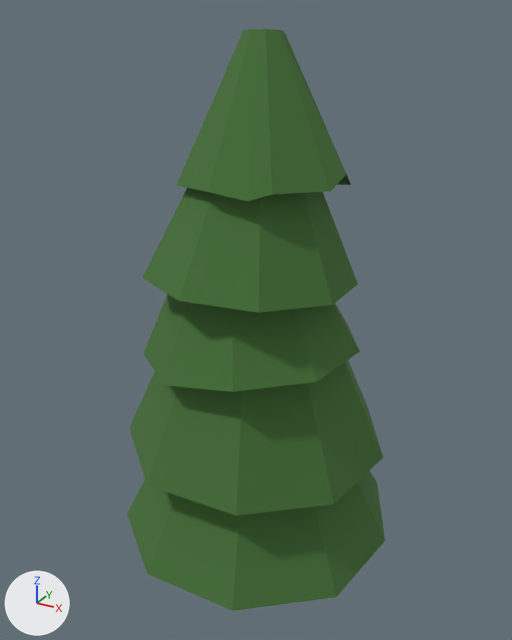
Renders of the Blender file Assets/modelo/evergreen tree/evergreen tree.blend from each side of a commit.
Before and after are seen from a 50 mm camera at (4.28, -7.79, 8.05) aimed at (-0.08, 0.13, 4.09). Every picture has the same lights, and +X, +Y and +Z are marked at lower left.
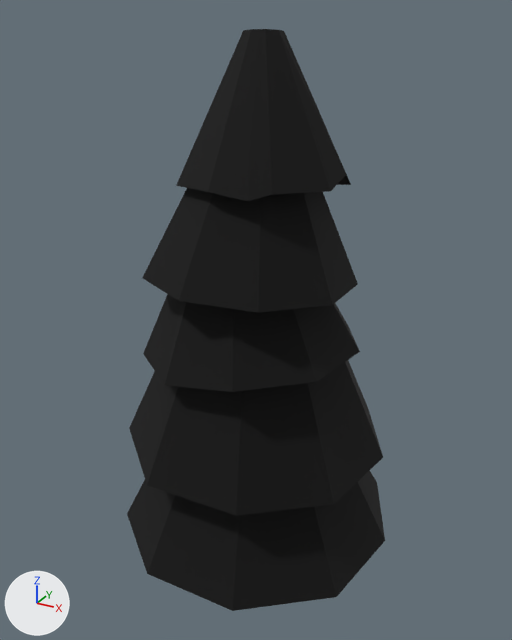
Commit message: evergren tree

Pixel boxes [x1, y1, x2, y2] of what changed, in the pictures (512 x 640 px):
part 1 of me_cylinder_005, recoloured (green to black)
    both: [127, 29, 385, 611]

The change in detail:
me_cylinder_005 has 253 vertices, 209 faces and spans x -2.07..1.28, y -1.49..1.91, z -10.6..0.45.
me_cylinder_005 is used by ob_cylinder_005; location (0.06, 0.07, 7.5); rotation (-0.0531, -0.0699, -0.46), in degrees (-3, -4, -26); scale (1.16, 1.16, 0.719).
me_cylinder_005 part 1: all 198 faces that had it switch from mat_material_001 (picture img_pine_tree_color) to mat_trunk (picture img_evergreen_trunk).
